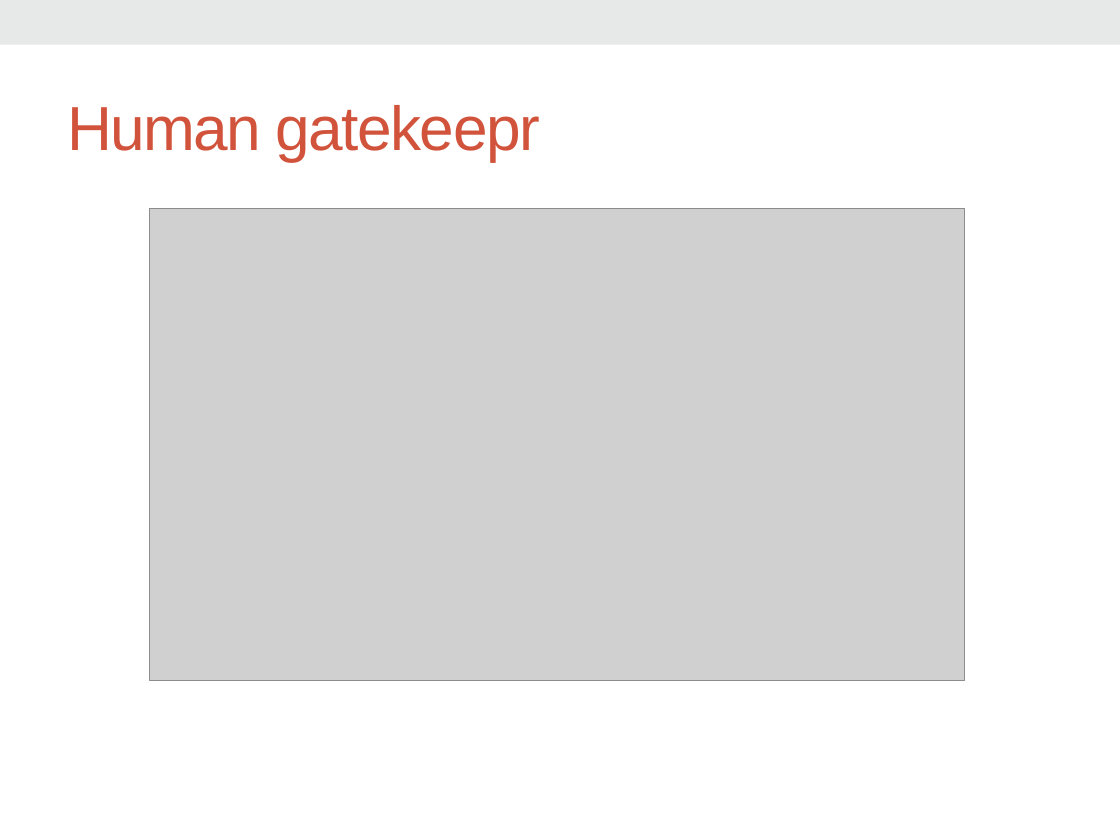
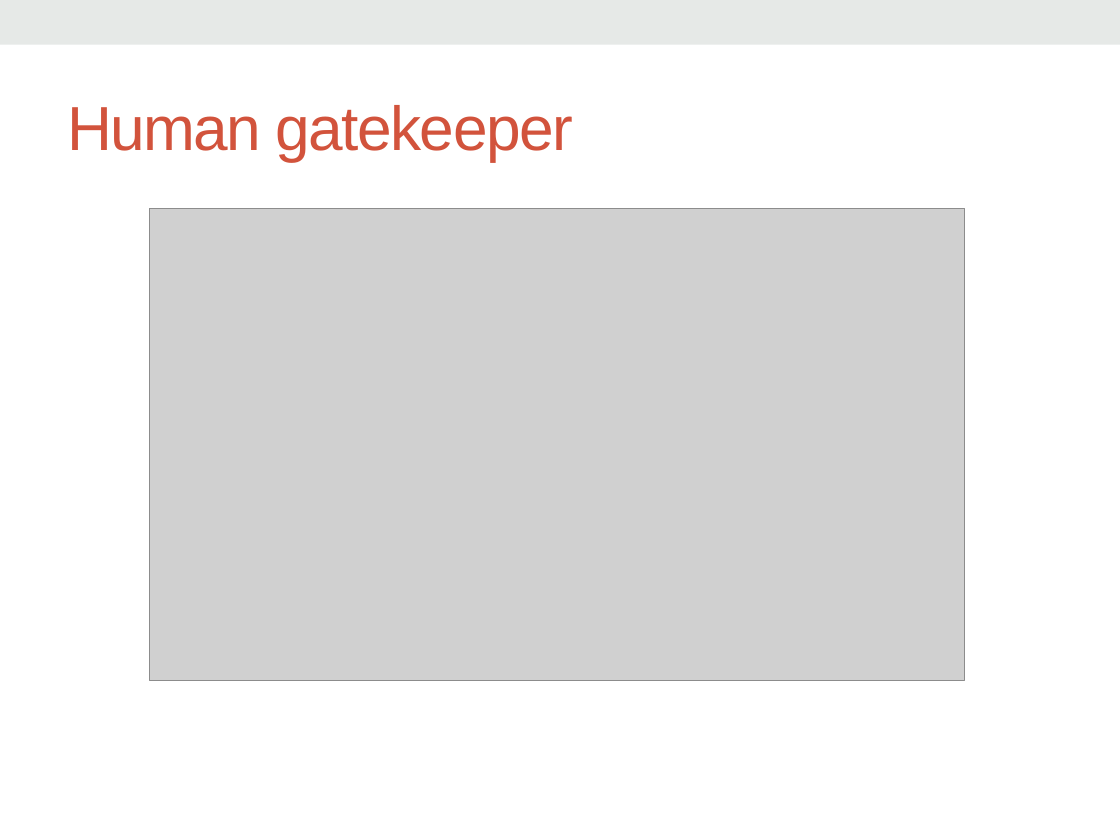
Before and after one commit to calca/ugialtnetconfv5, a slide deck: slide 13 of dcvs.pptx. Drawn at 1120x840 pixels with LibreOffice and Linux fonts; fonts in the diff are those of the drawing; grey boxes stand for pictures; background and template pictures are left out. Boxes give left, top, right and bottom in pixels: in the first picture for what was removed or moved away, otherwise in the second. Text is boxed around its words. In the diff, an @@ line names an element or a change of style, - is before the commit and + after.

Commit message:
Last ;)

```diff
--- a/dcvs.pptx
+++ b/dcvs.pptx
@@ title at (67, 105, 573, 162): text changed @@
-Human gatekeepr
+Human gatekeeper
```
